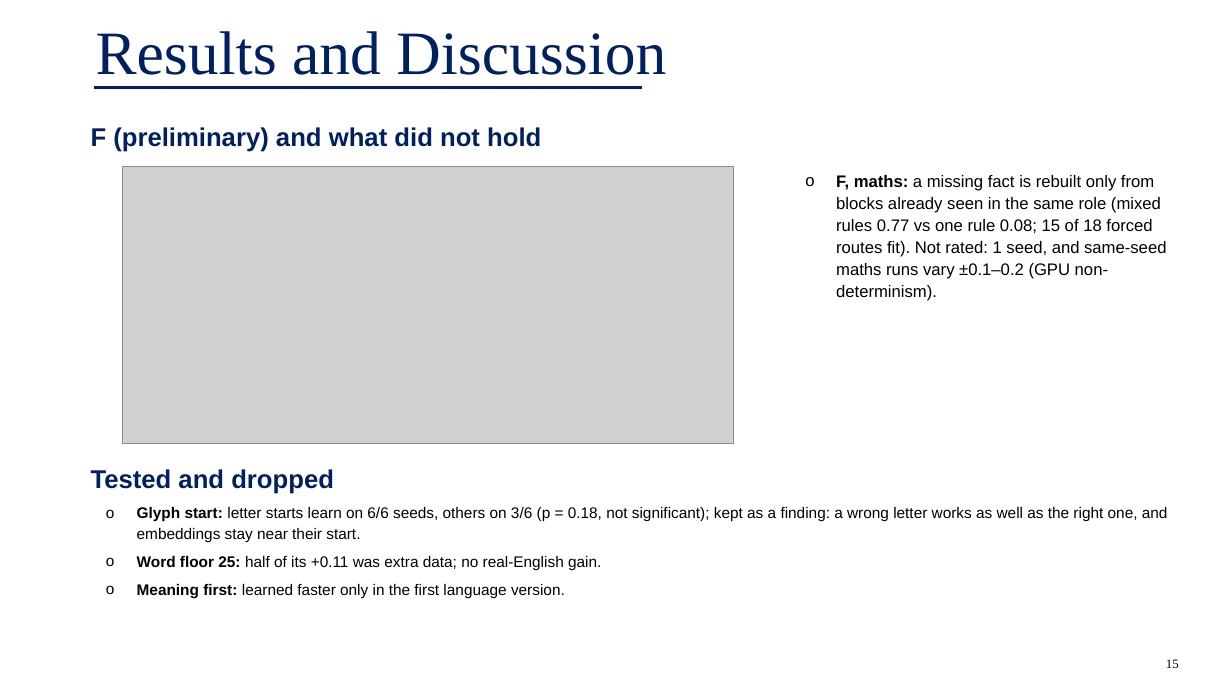
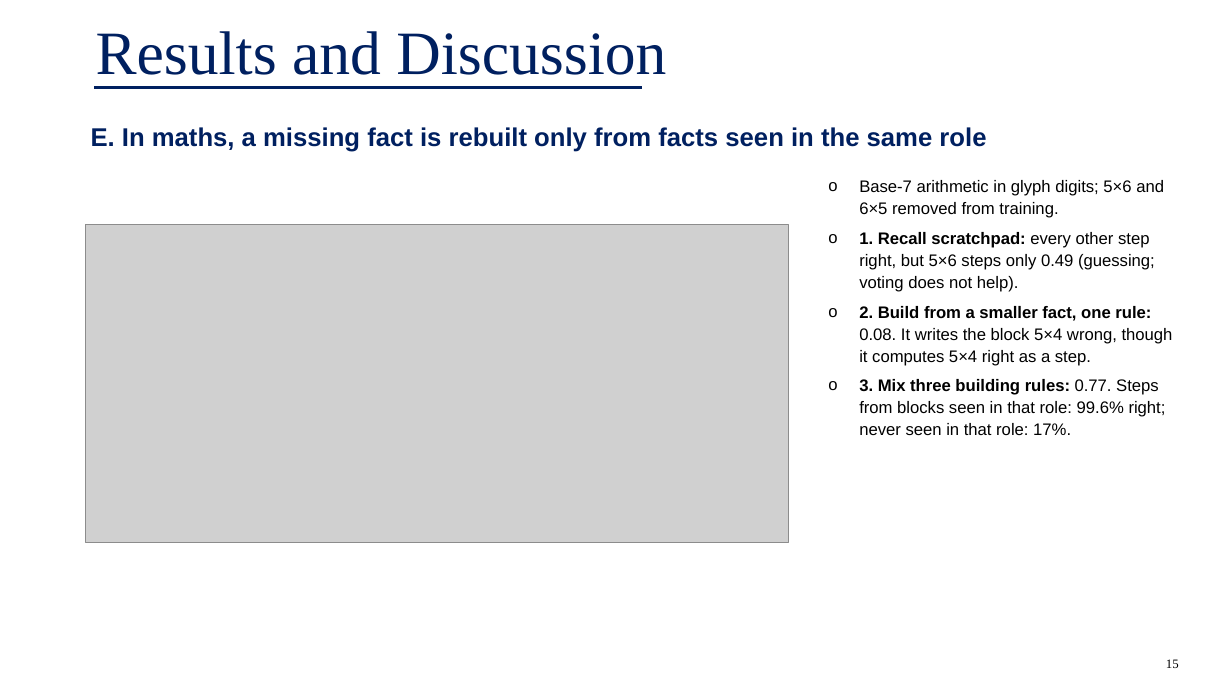
Before and after one commit to Lsidvd234/alien-rosetta, a slide deck: slide 15 of submission/Alien_Rosetta_presentation.pptx. Drawn at 1232x693 pixels with LibreOffice and Linux fonts; fonts in the diff are those of the drawing; grey boxes stand for pictures. Boxes give left, top, right and bottom in pixels: in the first picture for what was removed or moved away, otherwise in the second. Text is boxed around its words. In the diff, an @@ line names an element or a change of style, - is before the commit and + after.

```diff
--- a/submission/Alien_Rosetta_presentation.pptx
+++ b/submission/Alien_Rosetta_presentation.pptx
@@ text at [91,127,986,152]: text changed @@
-F (preliminary) and what did not hold
+E. In maths, a missing fact is rebuilt only from facts seen in the same role
@@ text at [859,180,1173,435]: text changed @@
-o F, maths: a missing fact is rebuilt only from blocks already seen in the same role (mixed rules 0.77 vs one rule 0.08; 15 of 18 forced routes fit). Not rated: 1 seed, and same-seed maths runs vary ±0.1–0.2 (GPU non-determinism).
+o Base-7 arithmetic in glyph digits; 5×6 and 6×5 removed from training.
+o 1. Recall scratchpad: every other step right, but 5×6 steps only 0.49 (guessing; voting does not help).
+o 2. Build from a smaller fact, one rule: 0.08. It writes the block 5×4 wrong, though it computes 5×4 right as a step.
+o 3. Mix three building rules: 0.77. Steps from blocks seen in that role: 99.6% right; never seen in that role: 17%.
@@ picture: place and size @@
-picture at [123,166,734,444]
+picture at [86,224,788,543]
@@ text removed at [91,469,1168,598] @@
-Tested and dropped
-o Glyph start: letter starts learn on 6/6 seeds, others on 3/6 (p = 0.18, not significant); kept as a finding: a wrong letter works as well as the right one, and embeddings stay near their start.
-o Word floor 25: half of its +0.11 was extra data; no real-English gain.
-o Meaning first: learned faster only in the first language version.
```
Also in this commit, not shown: 3 other slides changed, 1 slide added, 25 other files.
